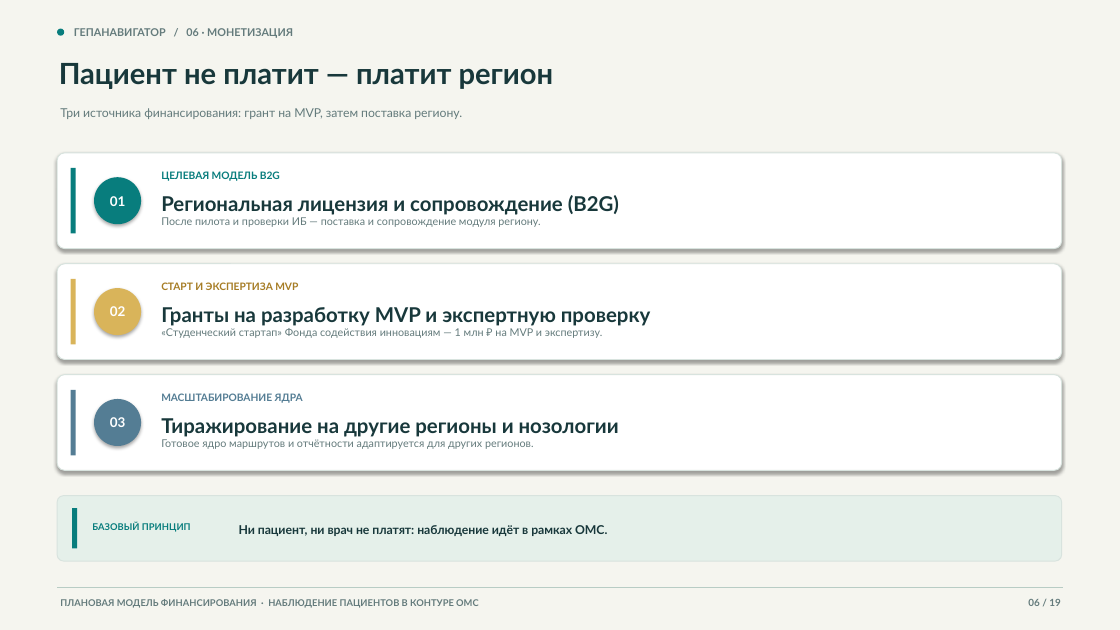
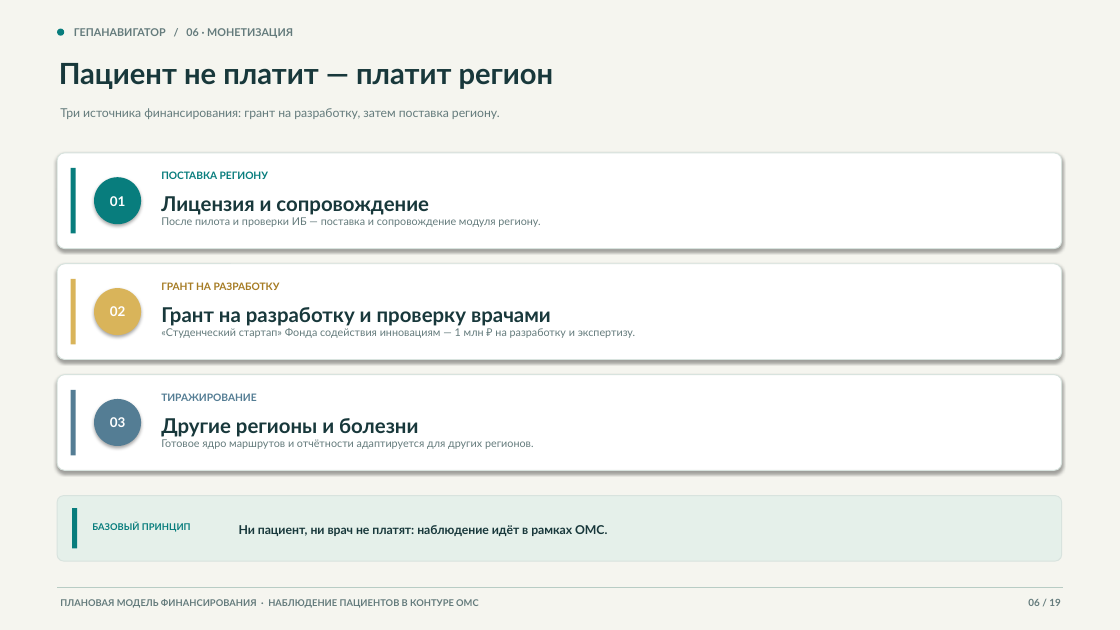
Before and after one commit to devenportg/GepaNavigator, a slide deck: slide 6 of deliverables/GepaNavigator_release.pptx. Drawn at 1120x630 pixels with LibreOffice and Linux fonts; fonts in the diff are those of the drawing. Boxes give left, top, right and bottom in pixels: in the first picture for what was removed or moved away, otherwise in the second. Text is boxed around its words. In the diff, an @@ line names an element or a change of style, - is before the commit and + after.

```diff
--- a/deliverables/GepaNavigator_release.pptx
+++ b/deliverables/GepaNavigator_release.pptx
@@ text at box(60, 108, 500, 119): text changed @@
-Три источника финансирования: грант на MVP, затем поставка региону.
+Три источника финансирования: грант на разработку, затем поставка региону.
@@ text at box(161, 171, 268, 179): text changed @@
-ЦЕЛЕВАЯ МОДЕЛЬ B2G
+ПОСТАВКА РЕГИОНУ
@@ text at box(161, 196, 429, 215): text changed @@
-Региональная лицензия и сопровождение (B2G)
+Лицензия и сопровождение
@@ text at box(161, 282, 280, 290): text changed @@
-СТАРТ И ЭКСПЕРТИЗА MVP
+ГРАНТ НА РАЗРАБОТКУ
@@ text at box(161, 328, 635, 338): text changed @@
-«Студенческий стартап» Фонда содействия инновациям — 1 млн ₽ на MVP и экспертизу.
+«Студенческий стартап» Фонда содействия инновациям — 1 млн ₽ на разработку и экспертизу.
@@ text at box(161, 307, 551, 326): text changed @@
-Гранты на разработку MVP и экспертную проверку
+Грант на разработку и проверку врачами
@@ text at box(161, 418, 418, 437): text changed @@
-Тиражирование на другие регионы и нозологии
+Другие регионы и болезни
@@ text at box(161, 393, 256, 401): text changed @@
-МАСШТАБИРОВАНИЕ ЯДРА
+ТИРАЖИРОВАНИЕ
```
Also in this commit, not shown: 17 other slides changed, 5 other files.
